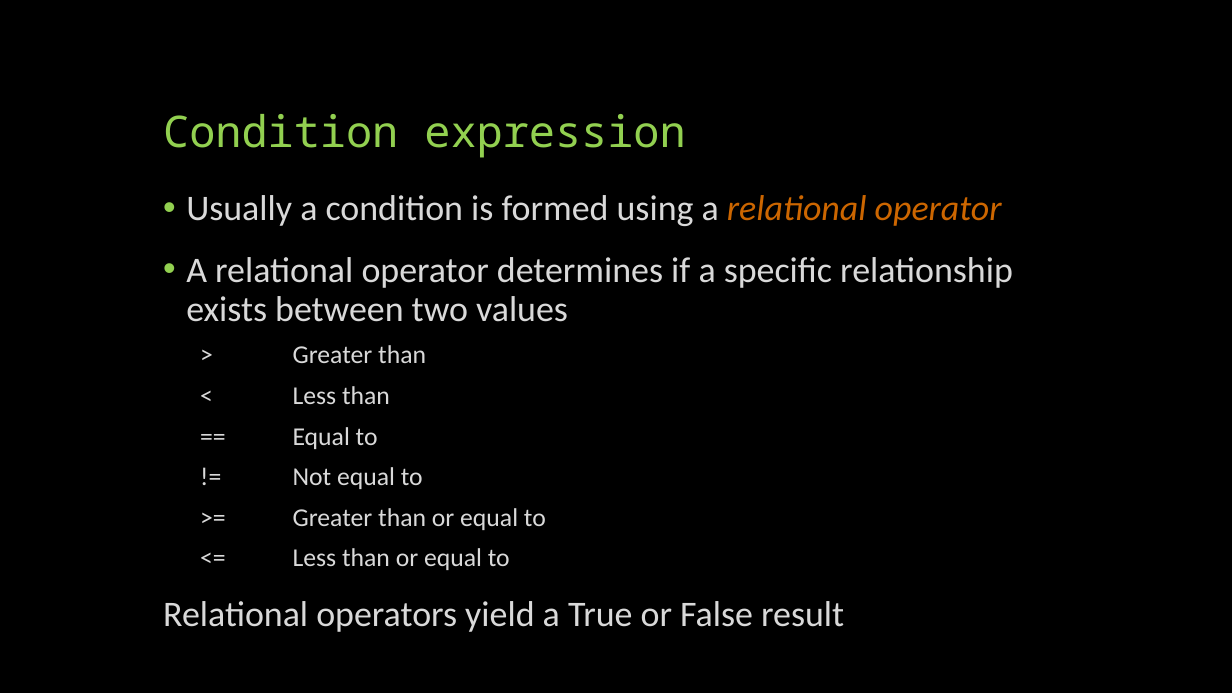
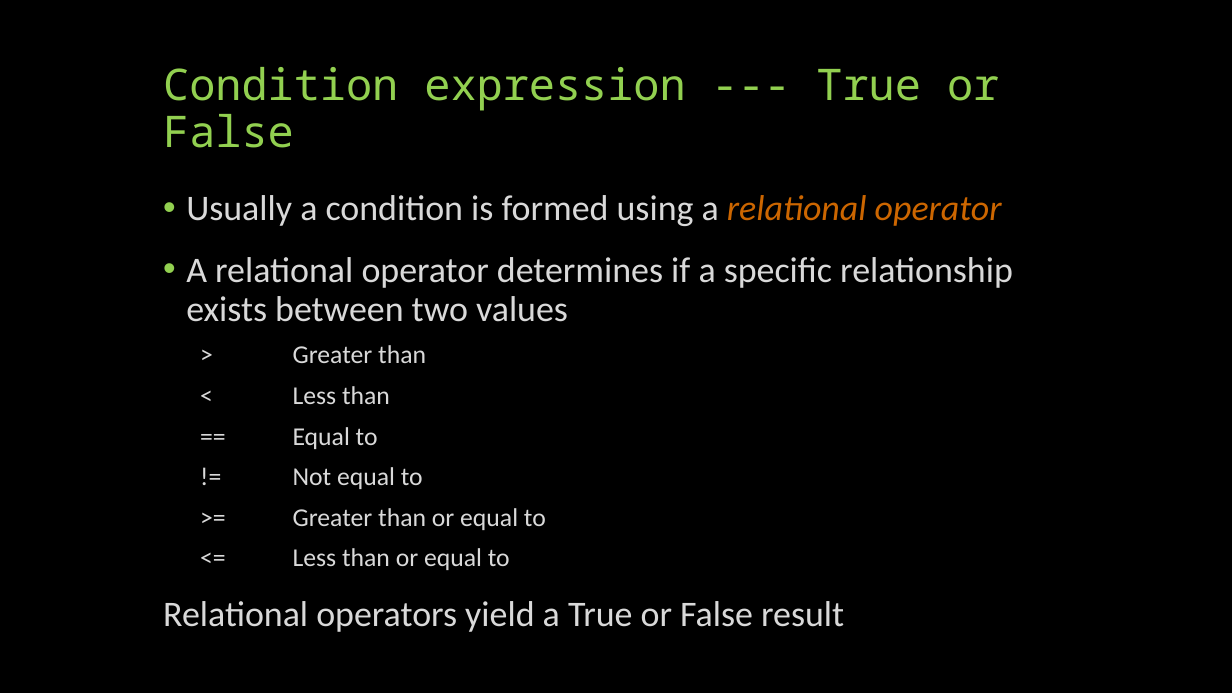
Before and after one commit to yilianz/CSCI125, a slide deck: slide 4 of LectureNotes/PythonControlStructure.pptx (slide 5 before the commit). Drawn at 1232x693 pixels with LibreOffice and Linux fonts; fonts in the diff are those of the drawing. Boxes give left, top, right and bottom in pixels: in the first picture for what was removed or moved away, otherwise in the second. Text is boxed around its words. In the diff, an @@ line names an element or a change of style, - is before the commit and + after.

```diff
--- a/LectureNotes/PythonControlStructure.pptx
+++ b/LectureNotes/PythonControlStructure.pptx
@@ title at box(163, 67, 999, 148): text changed @@
-Condition expression
+Condition expression --- True or False
```
Also in this commit, not shown: 4 other slides changed, 10 slides added, 2 other files.
